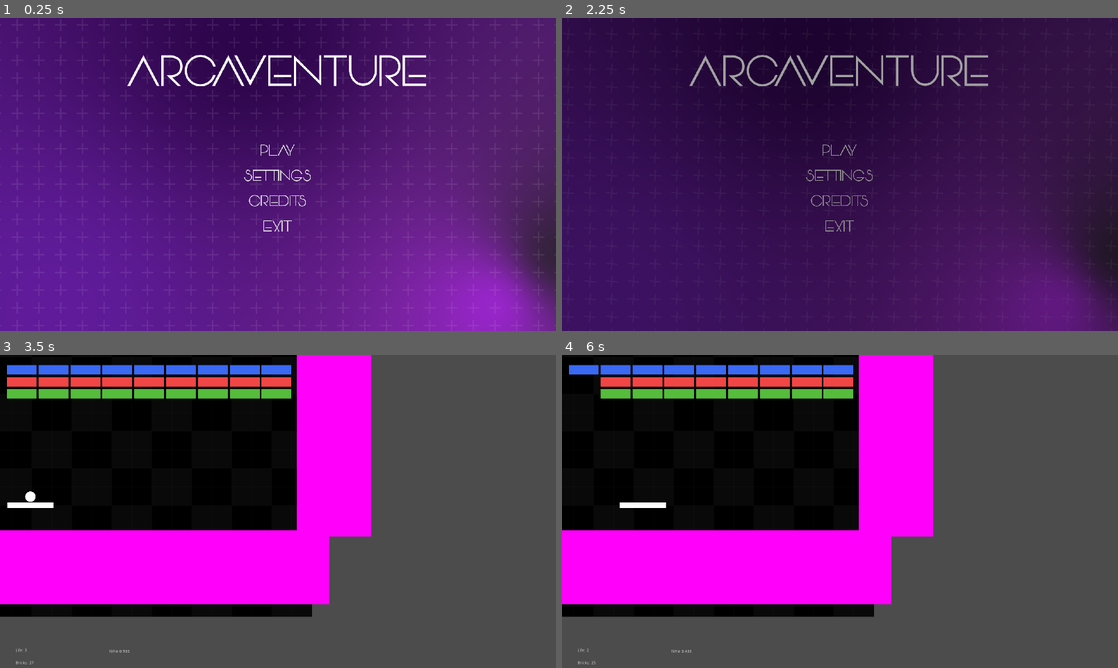
Above: before the commit, frames 1-4 (two rows, left to right).
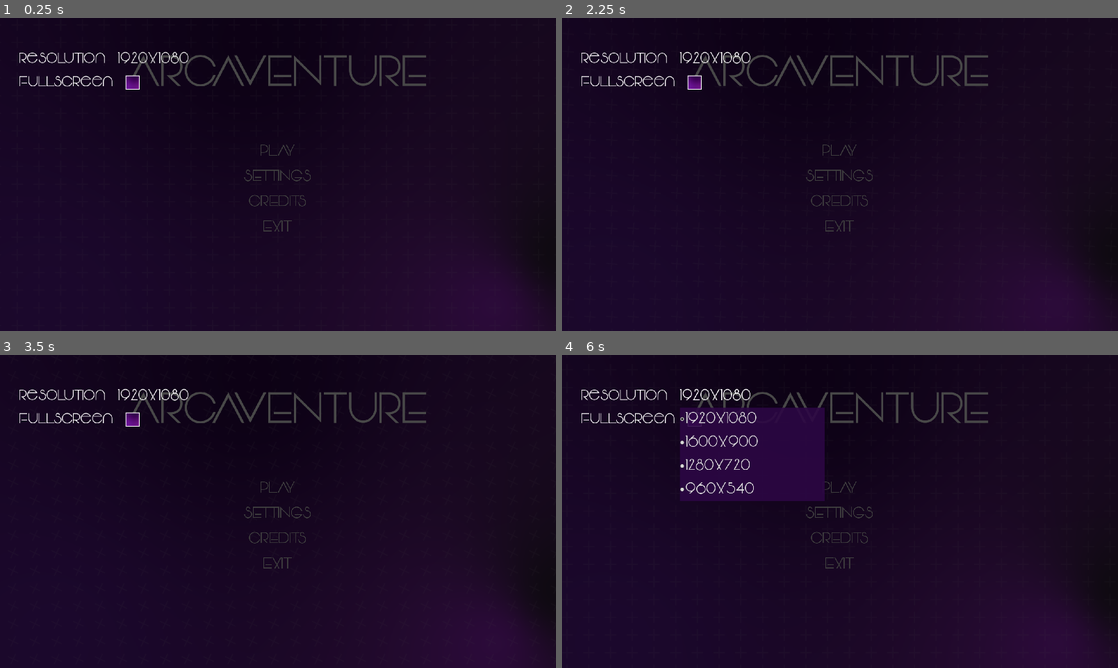
Above: after the commit, the same moments.

Repository: QuirrelForU/Arcaventure
Game: Godot game, scene res://BaseMenu/BaseMenu.tscn
The game is run twice, just before and just after one commit, with the same random seed, the same clock (stepped at 60 frames per second) and the same inputs.
Inputs (mouse positions are in pixels of both pictures, inside the frame that each line leads up to):
- Up to frame 1 (0.25 s): no input
- Up to frame 2 (2.25 s): click (751, 58) at 0.5 s, where only the run after the commit has a clickable "1920x1080"; click (695, 83) at 1.27 s; click "PLAY" at 2 s
- Up to frame 3 (3.5 s): click (278, 489) at 2.75 s, where only the run after the commit has a clickable "PLAY"
- Up to frame 4 (6 s): click (751, 395) at 3.5 s, where only the run after the commit has a clickable "1920x1080"; click (695, 420) at 4.27 s; click (840, 489) at 5 s, where only the run after the commit has a clickable "PLAY"; click (751, 395) at 5.75 s, where only the run after the commit has a clickable "1920x1080"

The runs differ from the first frame. In frame 1, 100% of the frame differs, in the area x 0-100%, y 0-100%; in frame 2, 100%; in frame 3, 89%; in frame 4, 93%.

Commit message:
Settings

Diff:
--- a/game/BaseMenu/BaseMenu.tscn
+++ b/game/BaseMenu/BaseMenu.tscn
@@ -7,6 +7,9 @@
 [ext_resource path="res://BaseMenu/GridPluses.tscn" type="PackedScene" id=5]
 [ext_resource path="res://BaseMenu/menu_button_with_sound.tscn" type="PackedScene" id=6]
 [ext_resource path="res://fonts/josefin-sans.regular.ttf" type="DynamicFontData" id=7]
+[ext_resource path="res://BaseMenu/Settings.gd" type="Script" id=8]
+[ext_resource path="res://BaseMenu/menu_theme.tres" type="Theme" id=9]
+[ext_resource path="res://BaseMenu/settings_font.tres" type="DynamicFont" id=10]
 
 [sub_resource type="Animation" id=1]
 resource_name = "PlusesSlide"
@@ -141,35 +144,60 @@
 margin_bottom = 211.0
 custom_fonts/font = SubResource( 3 )
 text = "ARCAVENTURE"
+__meta__ = {
+"_edit_lock_": true
+}
 
 [node name="Label2" type="Label" parent="MenuButtons/VBoxContainer"]
 margin_top = 221.0
 margin_right = 1040.0
 margin_bottom = 321.0
 rect_min_size = Vector2( 0, 100 )
+__meta__ = {
+"_edit_lock_": true
+}
 
 [node name="StartButton" parent="MenuButtons/VBoxContainer" instance=ExtResource( 6 )]
 margin_top = 331.0
 margin_bottom = 408.0
+theme = ExtResource( 9 )
 text = "PLAY"
+__meta__ = {
+"_edit_lock_": true
+}
 
 [node name="SettingsButton" parent="MenuButtons/VBoxContainer" instance=ExtResource( 6 )]
+theme = ExtResource( 9 )
 text = "SETTINGS"
+__meta__ = {
+"_edit_lock_": true
+}
 
 [node name="CreditsButton" parent="MenuButtons/VBoxContainer" instance=ExtResource( 6 )]
 margin_top = 505.0
 margin_bottom = 582.0
+theme = ExtResource( 9 )
 text = "CREDITS"
+__meta__ = {
+"_edit_lock_": true
+}
 
 [node name="ExitButton" parent="MenuButtons/VBoxContainer" instance=ExtResource( 6 )]
 margin_top = 592.0
 margin_bottom = 669.0
+theme = ExtResource( 9 )
 text = "EXIT"
+__meta__ = {
+"_edit_lock_": true
+}
 
 [node name="Credits" type="Control" parent="."]
 visible = false
 anchor_right = 1.0
 anchor_bottom = 1.0
+__meta__ = {
+"_edit_lock_": true
+}
 
 [node name="ColorRect" type="ColorRect" parent="Credits"]
 anchor_right = 1.0
@@ -205,11 +233,97 @@
 text = "X"
 icon_align = 2
 
+[node name="Settings" type="Control" parent="."]
+anchor_right = 1.0
+anchor_bottom = 1.0
+script = ExtResource( 8 )
+
+[node name="ColorRect" type="ColorRect" parent="Settings"]
+anchor_right = 1.0
+anchor_bottom = 1.0
+color = Color( 0, 0, 0, 0.713726 )
+
+[node name="VBoxContainer" type="VBoxContainer" parent="Settings"]
+anchor_left = 0.035
+anchor_top = 0.5
+anchor_right = 0.035
+anchor_bottom = 0.5
+margin_top = -436.0
+margin_right = 260.0
+margin_bottom = -214.0
+
+[node name="Res" type="HBoxContainer" parent="Settings/VBoxContainer"]
+margin_right = 840.0
+margin_bottom = 77.0
+custom_constants/separation = 42
+
+[node name="Label" type="Label" parent="Settings/VBoxContainer/Res"]
+margin_top = 3.0
+margin_right = 298.0
+margin_bottom = 74.0
+custom_fonts/font = ExtResource( 10 )
+text = "Resolution"
+
+[node name="OptionButton" type="OptionButton" parent="Settings/VBoxContainer/Res"]
+margin_left = 340.0
+margin_right = 840.0
+margin_bottom = 77.0
+rect_min_size = Vector2( 500, 0 )
+theme = ExtResource( 9 )
+
+[node name="Fullscreen" type="HBoxContainer" parent="Settings/VBoxContainer"]
+visible = false
+margin_top = 81.0
+margin_right = 840.0
+margin_bottom = 158.0
+custom_constants/separation = 42
+
+[node name="Borderless" type="Label" parent="Settings/VBoxContainer/Fullscreen"]
+margin_top = 3.0
+margin_right = 312.0
+margin_bottom = 74.0
+custom_fonts/font = ExtResource( 10 )
+text = "Borderless"
+
+[node name="WindowedCheck" type="CheckBox" parent="Settings/VBoxContainer/Fullscreen"]
+margin_left = 354.0
+margin_right = 404.0
+margin_bottom = 77.0
+rect_min_size = Vector2( 1, 1 )
+size_flags_horizontal = 2
+size_flags_vertical = 2
+theme = ExtResource( 9 )
+
+[node name="Fullscreen2" type="HBoxContainer" parent="Settings/VBoxContainer"]
+margin_top = 81.0
+margin_right = 840.0
+margin_bottom = 158.0
+custom_constants/separation = 42
+
+[node name="Fullscreen" type="Label" parent="Settings/VBoxContainer/Fullscreen2"]
+margin_top = 3.0
+margin_right = 324.0
+margin_bottom = 74.0
+custom_fonts/font = ExtResource( 10 )
+text = "Fullscreen"
+
+[node name="FullScreenCheck" type="CheckBox" parent="Settings/VBoxContainer/Fullscreen2"]
+margin_left = 366.0
+margin_right = 416.0
+margin_bottom = 77.0
+rect_min_size = Vector2( 1, 1 )
+size_flags_horizontal = 2
+size_flags_vertical = 2
+theme = ExtResource( 9 )
+
 [node name="ColorRect" type="ColorRect" parent="."]
 visible = false
 anchor_right = 1.0
 anchor_bottom = 1.0
 color = Color( 0, 0, 0, 0 )
+__meta__ = {
+"_edit_lock_": true
+}
 
 [node name="AnimationPlayer" type="AnimationPlayer" parent="."]
 anims/Fade = SubResource( 5 )
@@ -219,3 +333,6 @@
 [connection signal="pressed" from="MenuButtons/VBoxContainer/CreditsButton" to="MenuButtons" method="_on_CreditsButton_pressed"]
 [connection signal="pressed" from="MenuButtons/VBoxContainer/ExitButton" to="MenuButtons" method="_on_ExitButton_pressed"]
 [connection signal="pressed" from="Credits/CloseCreditsButton" to="MenuButtons" method="_on_CloseCreditsButton_pressed"]
+[connection signal="item_selected" from="Settings/VBoxContainer/Res/OptionButton" to="Settings" method="_on_OptionButton_item_selected"]
+[connection signal="pressed" from="Settings/VBoxContainer/Fullscreen/WindowedCheck" to="Settings" method="_on_WindowedCheck_pressed"]
+[connection signal="pressed" from="Settings/VBoxContainer/Fullscreen2/FullScreenCheck" to="Settings" method="_on_FullScreenCheck_pressed"]
--- /dev/null
+++ b/game/BaseMenu/Settings.gd
@@ -0,0 +1,37 @@
+extends Control
+
+onready var res_option_button = $VBoxContainer/Res/OptionButton
+
+var is_borderless = false
+
+var resolutions: Dictionary = {
+			  "1920x1080": Vector2(1920, 1080),
+			  "1600x900": Vector2(1600, 900),
+			  "1280x720": Vector2(1280, 720),
+			  "960x540": Vector2(960, 540)
+			}
+
+func _ready():
+	AddResolutions()
+
+
+func AddResolutions():
+	for r in resolutions:
+		res_option_button.add_item(r)
+
+
+
+func _on_OptionButton_item_selected(index):
+	var size = resolutions.get(res_option_button.get_item_text(index))
+	OS.set_window_size(size)
+
+
+
+func _on_WindowedCheck_pressed():
+	is_borderless = !is_borderless
+	OS.window_borderless = is_borderless
+
+
+func _on_FullScreenCheck_pressed():
+	OS.set_window_fullscreen(!OS.window_fullscreen)
+	res_option_button.disabled = OS.window_fullscreen
--- /dev/null
+++ b/game/BaseMenu/menu_theme.tres
@@ -0,0 +1,42 @@
+[gd_resource type="Theme" load_steps=12 format=2]
+
+[ext_resource path="res://fonts/menu_buttons_font.tres" type="DynamicFont" id=1]
+[ext_resource path="res://BaseMenu/checkbox/checked.png" type="Texture" id=2]
+[ext_resource path="res://BaseMenu/checkbox/unchecked.png" type="Texture" id=3]
+
+[sub_resource type="StyleBoxEmpty" id=7]
+
+[sub_resource type="StyleBoxFlat" id=6]
+bg_color = Color( 0.6, 0.6, 0.6, 0 )
+border_width_right = 2
+border_width_bottom = 2
+border_color = Color( 1, 1, 1, 1 )
+
+[sub_resource type="StyleBoxFlat" id=4]
+bg_color = Color( 0.6, 0.6, 0.6, 0 )
+
+[sub_resource type="StyleBoxEmpty" id=8]
+
+[sub_resource type="StyleBoxEmpty" id=11]
+
+[sub_resource type="ImageTexture" id=10]
+
+[sub_resource type="StyleBoxFlat" id=12]
+bg_color = Color( 0.227451, 0.00784314, 0.364706, 1 )
+
+[sub_resource type="StyleBoxFlat" id=9]
+bg_color = Color( 0.172549, 0.027451, 0.266667, 0.894118 )
+
+[resource]
+default_font = ExtResource( 1 )
+Button/styles/focus = SubResource( 7 )
+Button/styles/hover = SubResource( 6 )
+Button/styles/normal = SubResource( 4 )
+Button/styles/pressed = SubResource( 8 )
+CheckBox/fonts/font = ExtResource( 1 )
+CheckBox/icons/checked = ExtResource( 2 )
+CheckBox/icons/unchecked = ExtResource( 3 )
+CheckBox/styles/hover = SubResource( 11 )
+OptionButton/icons/arrow = SubResource( 10 )
+OptionButton/styles/disabled = SubResource( 12 )
+PopupMenu/styles/panel = SubResource( 9 )
--- /dev/null
+++ b/game/BaseMenu/settings_font.tres
@@ -0,0 +1,7 @@
+[gd_resource type="DynamicFont" load_steps=2 format=2]
+
+[ext_resource path="res://fonts/Vonique64.ttf" type="DynamicFontData" id=1]
+
+[resource]
+size = 50
+font_data = ExtResource( 1 )
--- a/game/project.godot
+++ b/game/project.godot
@@ -24,7 +24,7 @@
 
 window/size/width=1920
 window/size/height=1080
-window/size/borderless=true
+window/size/resizable=false
 window/stretch/mode="viewport"
 window/stretch/aspect="keep"
 
Not shown: 1 places in game/BaseMenu/BaseMenu.tscn that only renumber resources
Binary file added: game/BaseMenu/checkbox/checked.png
Not shown, added: game/BaseMenu/checkbox/checked.png.import
Binary file added: game/BaseMenu/checkbox/unchecked.png
Not shown, added: game/BaseMenu/checkbox/unchecked.png.import
